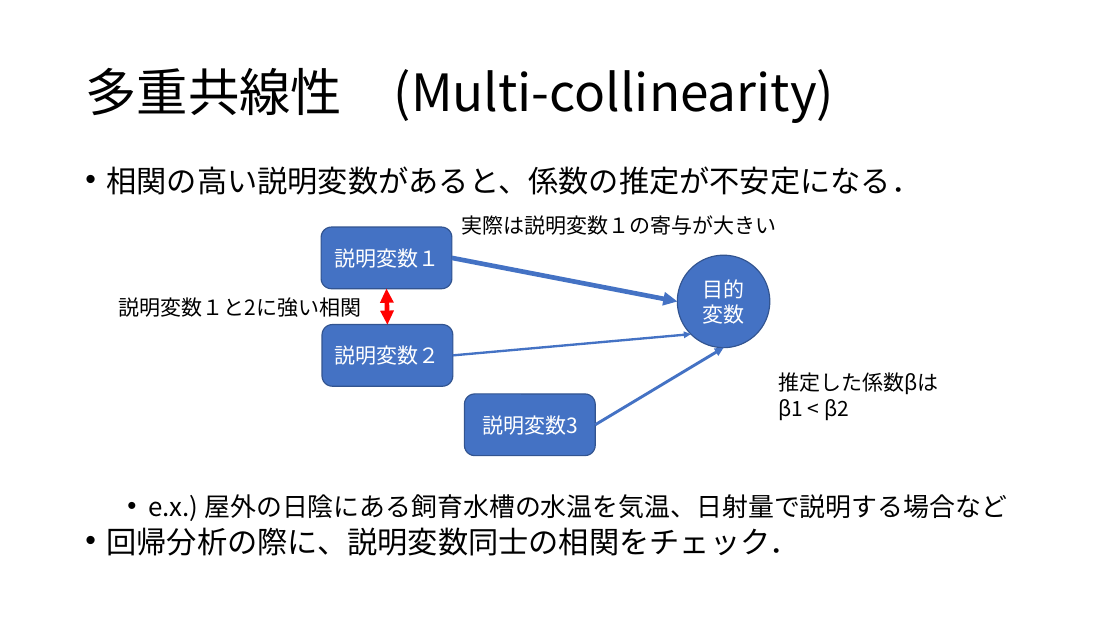
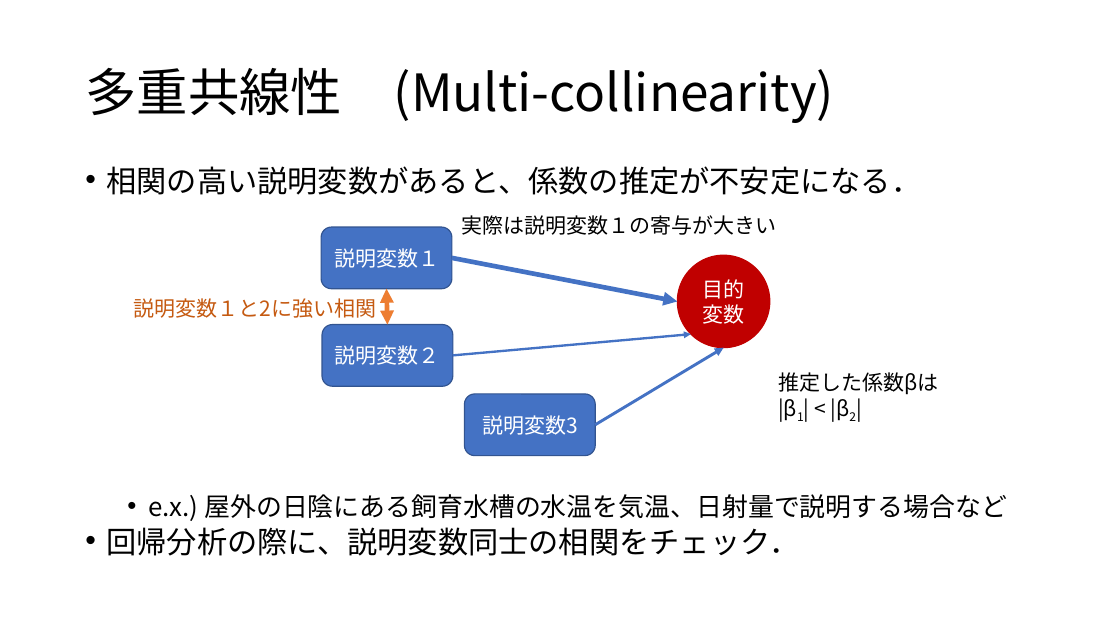
Before and after one commit to KoHMB/Shigen_kensyu_FRA, a slide deck: slide 3 of R/スライド/第24回.pptx. Drawn at 1120x630 pixels with LibreOffice and Linux fonts; fonts in the diff are those of the drawing. Boxes give left, top, right and bottom in pixels: in the first picture for what was removed or moved away, otherwise in the second. Text is boxed around its words. In the diff, an @@ line names an element or a change of style, - is before the commit and + after.

```diff
--- a/R/スライド/第24回.pptx
+++ b/R/スライド/第24回.pptx
@@ ellipse "目的変数" at (677,255,770,348): fill #4472C4 to #C00000; outline #325491 1 pt to #C00000 1 pt @@
@@ text "説明変数１と2に強い相関": place and size @@
-text "説明変数１と2に強い相関" at (118,297,361,317)
+text "説明変数１と2に強い相関" at (134,298,377,318)
@@ text "説明変数１と2に強い相関" at (134,298,377,318): text colour #000000 to #C55A11 @@
@@ double arrow (386, 289) - (387, 324): stroke #FF0000 4 pt to #ED7D31 4 pt @@
@@ text at (778,399,849,421): text changed @@
-β1 < β2
+|β1| < |β2|
```
Also in this commit, not shown: 1 other slide changed, 3 other files.
